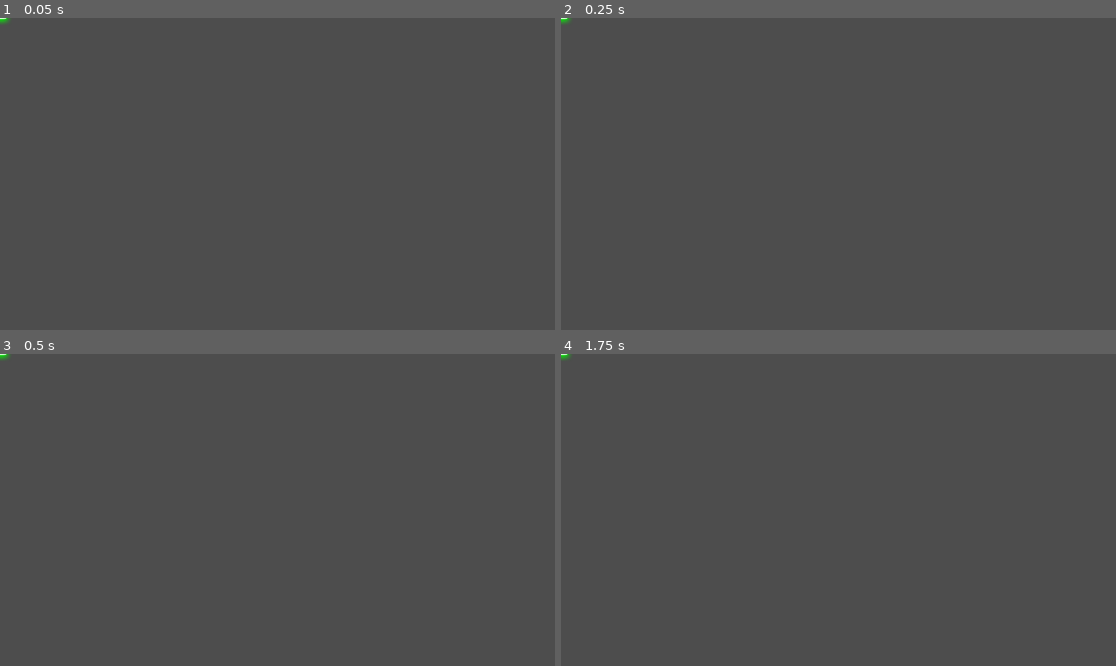
Above: before the commit, frames 1-4 (two rows, left to right).
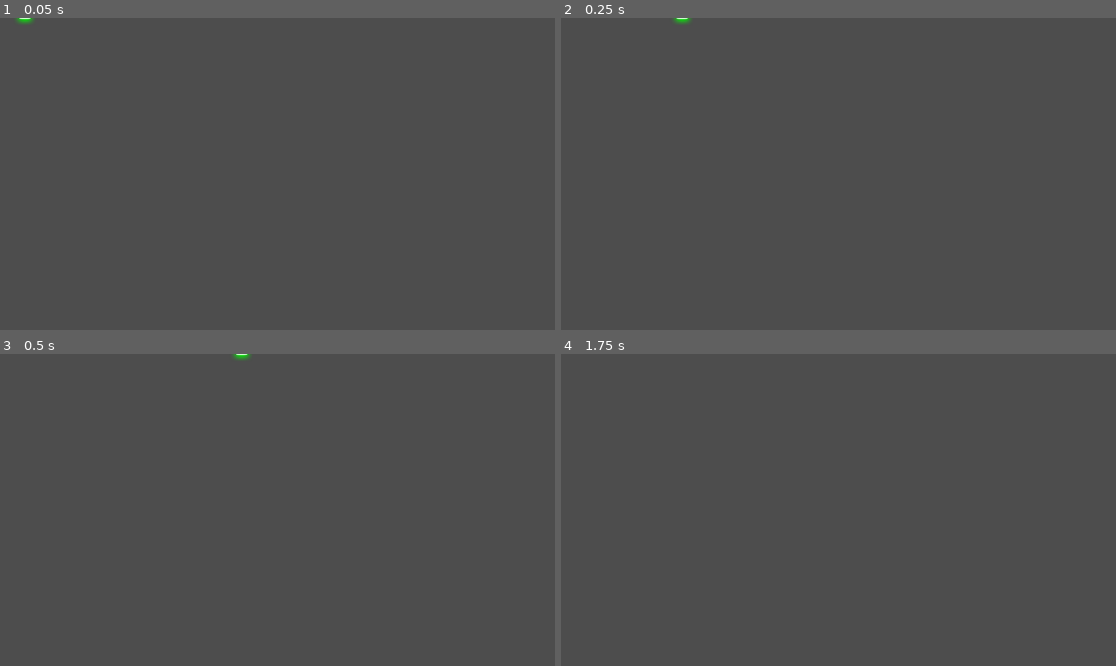
Above: after the commit, the same moments.

Repository: R2Road/book_godot4_game_development_projects
Game: Godot game, scene res://enemy_bullet.tscn
Same seed, same stepped clock (60 frames per second), same inputs: the game is played once before the commit and once after it. This scene is started directly instead of the project's main scene.
Inputs:
- Up to frame 1 (0.05 s): no input
- Up to frame 2 (0.25 s): no input
- Up to frame 3 (0.5 s): no input
- Up to frame 4 (1.75 s): tap Enter at 0.5 s; hold D (rotate_right) 0.53-1.28 s; hold Space (shoot) 0.53-1.28 s; hold A (rotate_left) from 1.28 s (still down); tap Space (shoot) at 1.35 s

The runs differ from the first frame. In frame 1, less than 0.1% of the frame differs, in the area x 0-7%, y 0-3%; in frame 2, less than 0.1%; in frame 3, less than 0.1%, in the area x 0-46%, y 0-3%; in frame 4, less than 0.1%.

Commit message:
add script : enemy bullet

Diff:
--- /dev/null
+++ b/chapter_3_space_rock/enemy_bullet.gd
@@ -0,0 +1,25 @@
+extends Area2D
+
+
+
+#
+#
+#
+@export var speed = 1000
+
+
+
+#
+# override
+#
+func _process( delta ):
+	position += transform.x * speed * delta
+
+
+
+#
+#
+#
+func start( _pos, _dir ):
+	position = _pos
+	rotation = _dir.angle()
--- a/chapter_3_space_rock/enemy_bullet.tscn
+++ b/chapter_3_space_rock/enemy_bullet.tscn
@@ -1,5 +1,6 @@
-[gd_scene load_steps=3 format=3 uid="uid://cjx7v2ca1o54l"]
+[gd_scene load_steps=4 format=3 uid="uid://cjx7v2ca1o54l"]
 
+[ext_resource type="Script" path="res://enemy_bullet.gd" id="1_8kht0"]
 [ext_resource type="Texture2D" uid="uid://c10g0uqemcnyn" path="res://assets/laser_green.png" id="1_54wne"]
 
 [sub_resource type="CapsuleShape2D" id="CapsuleShape2D_gbaxf"]
@@ -7,6 +8,7 @@
 height = 26.0
 
 [node name="EnemyBullet" type="Area2D"]
+script = ExtResource("1_8kht0")
 
 [node name="Sprite2D" type="Sprite2D" parent="."]
 scale = Vector2(0.5, 0.5)
